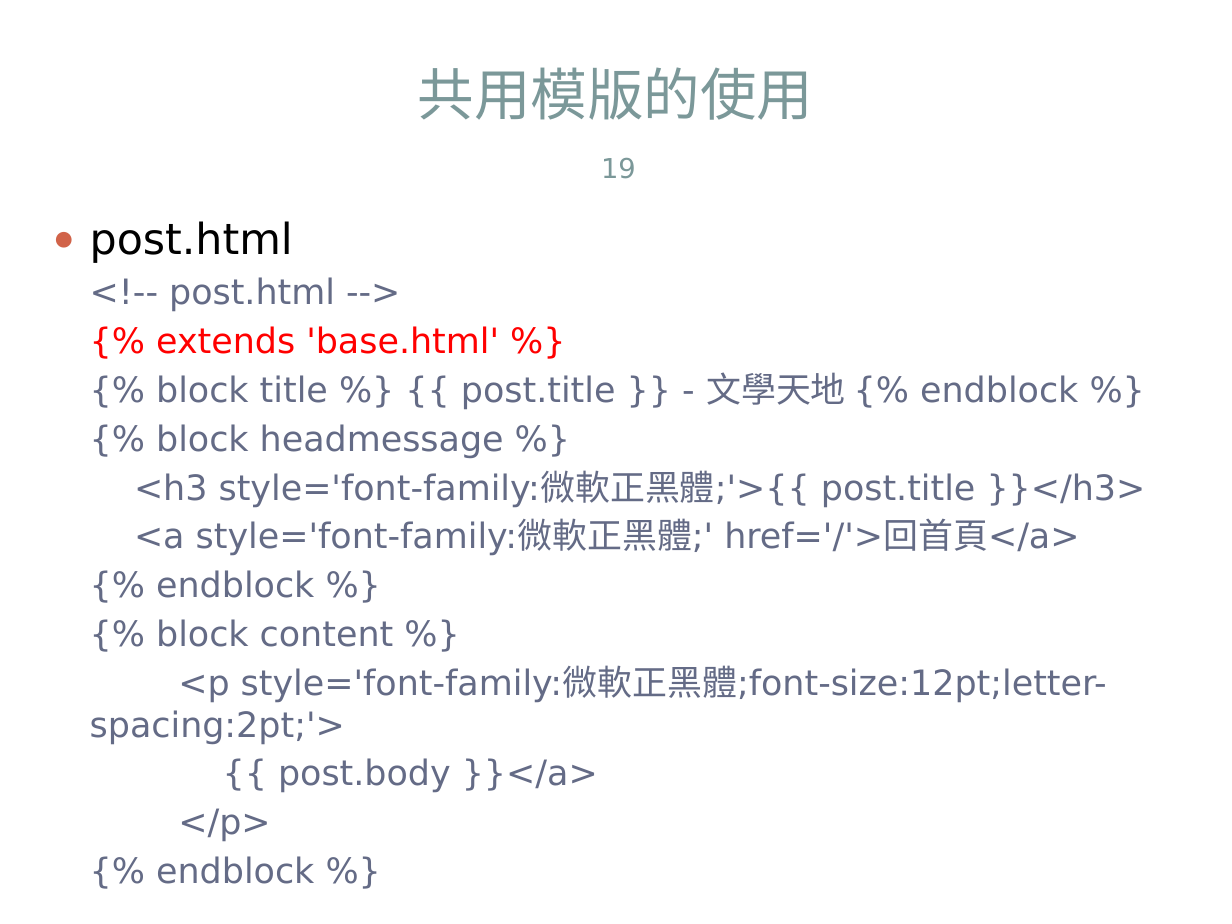
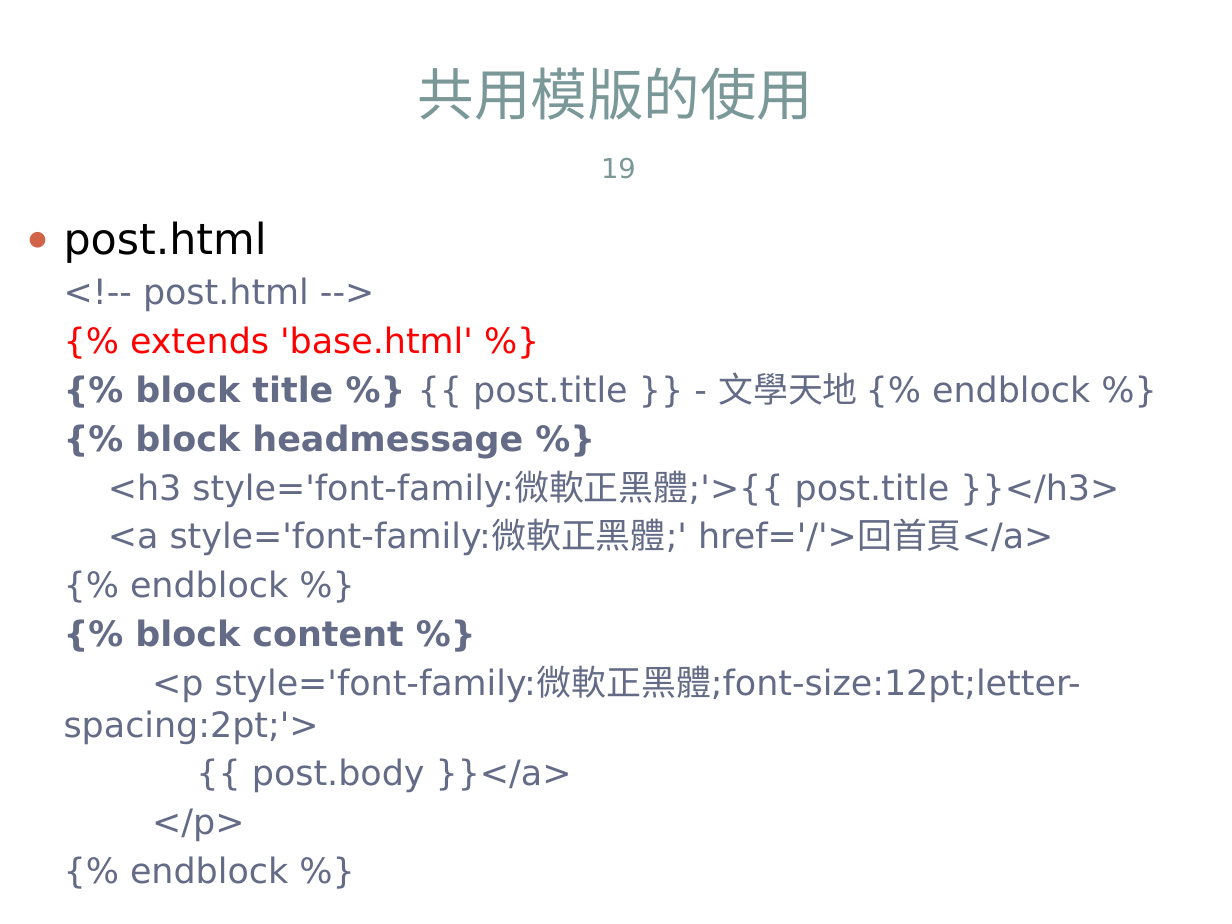
Before and after one commit to jacktea88/406django, a slide deck: slide 19 of ch06/Django4-ch06.pptx. Drawn at 1232x924 pixels with LibreOffice and Linux fonts; fonts in the diff are those of the drawing. Boxes give left, top, right and bottom in pixels: in the first picture for what was removed or moved away, otherwise in the second. Text is boxed around its words. In the diff, an @@ line names an element or a change of style, - is before the commit and + after.

```diff
--- a/ch06/Django4-ch06.pptx
+++ b/ch06/Django4-ch06.pptx
@@ text "post.html": place and size @@
-text "post.html" at [90, 221, 1146, 842]
+text "post.html" at [64, 221, 1119, 842]
@@ text at [135, 372, 1090, 647]: bold on in "{% block title %}", "{% block headmessage %}", "{% block content %}" @@
```
Also in this commit, not shown: 4 other slides changed, 7 other files.
